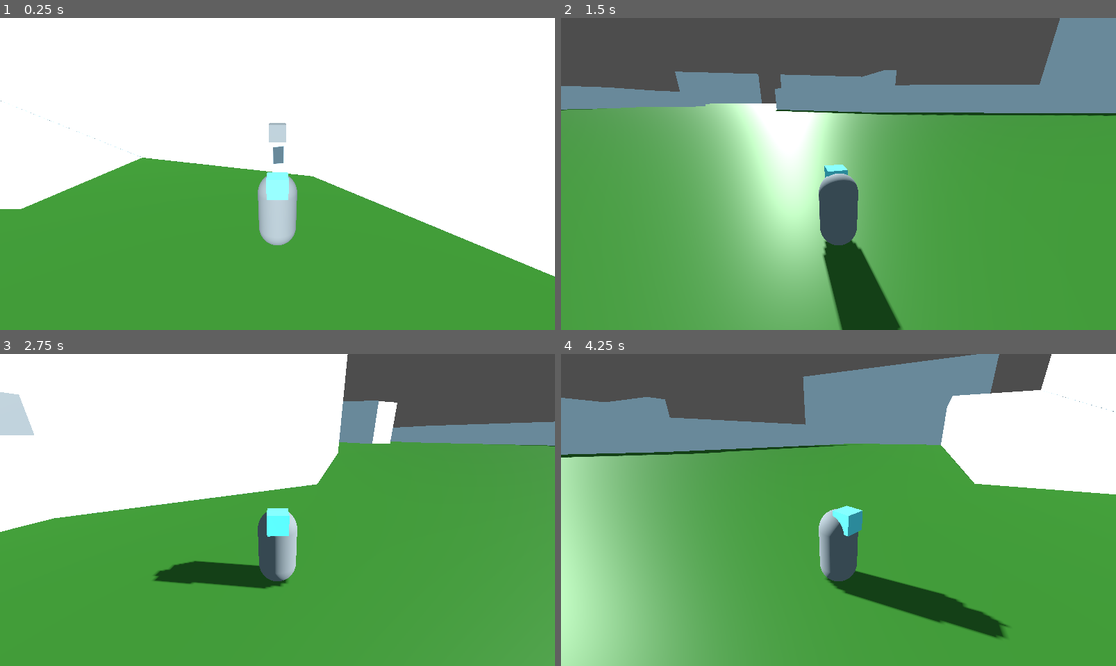
Above: before the commit, frames 1-4 (two rows, left to right).
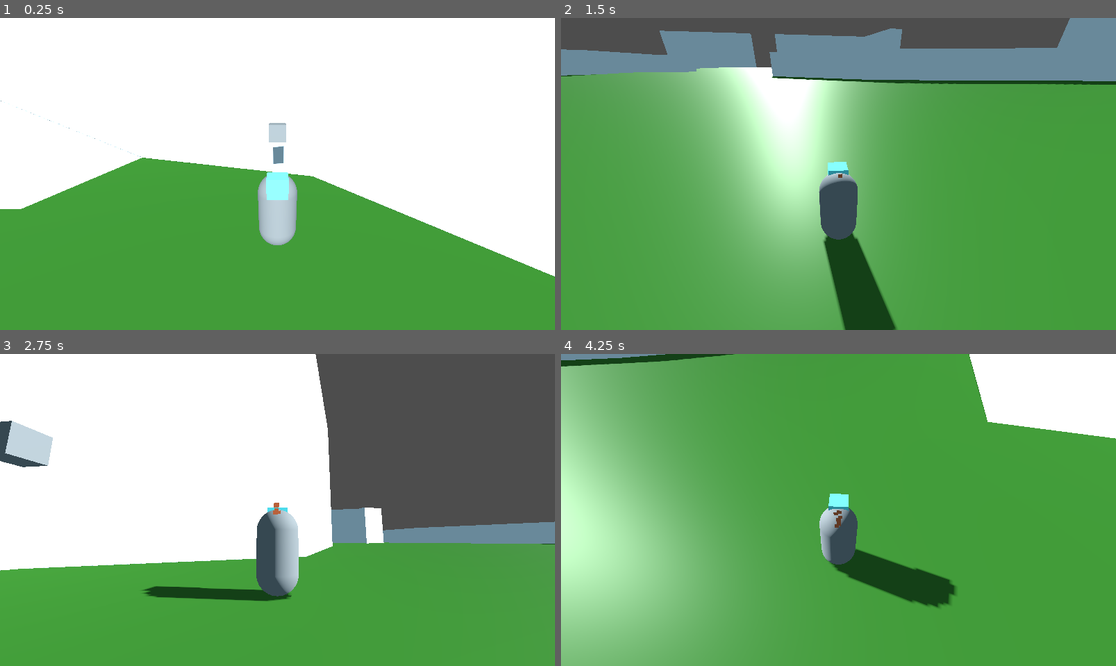
Above: after the commit, the same moments.

Repository: sasankthapa/PirateSoftwareGameJam16
Game: Godot game, scene res://Scene/world_1.tscn
Same seed, same stepped clock (60 frames per second), same inputs: the game is played once before the commit and once after it.
Inputs (mouse positions are in pixels of both pictures, inside the frame that each line leads up to):
- Up to frame 1 (0.25 s): no input
- Up to frame 2 (1.5 s): tap Enter (ui_accept) at 0.5, 0.77, 0.8, 1.07, 1.25, 1.35 s; move the mouse to (866, 174) at 0.52 s; hold K 0.53-1.28 s; move the mouse to (810, 174) at 1.27 s
- Up to frame 3 (2.75 s): tap Enter (ui_accept) at 1.52, 1.82 s; tap K at 1.55 s; move the mouse to (288, 503) at 2.02 s; hold Enter (ui_accept) from 2.03 s (still down); tap A (A_KEY) at 2.1 s
- Up to frame 4 (4.25 s): move the mouse to (832, 516) at 2.77 s; release Enter (ui_accept) at 2.78 s; tap D (D_KEY) at 2.85 s; tap Enter (ui_accept) at 3.02, 3.32 s; tap K at 3.05 s; move the mouse to (877, 513) at 3.52 s; hold Enter (ui_accept) from 3.53 s (still down); tap S (S_KEY) at 3.6 s

The runs differ from the first frame. In frame 1, less than 0.1% of the frame differs, in the area x 16-63%, y 46-56%; in frame 2, 26%; in frame 3, 31%; in frame 4, 41%, in the area x 0-100%, y 0-100%.

Commit message:
first pass at charge

Diff:
--- a/Scene/player.tscn
+++ b/Scene/player.tscn
@@ -1,11 +1,9 @@
-[gd_scene load_steps=8 format=3 uid="uid://bwrn2350dk4mk"]
+[gd_scene load_steps=11 format=3 uid="uid://bwrn2350dk4mk"]
 
 [ext_resource type="Script" path="res://Scripts/player.gd" id="1_udjfk"]
 [ext_resource type="Script" path="res://Scripts/camera.gd" id="2_qyjpo"]
 
 [sub_resource type="CapsuleShape3D" id="CapsuleShape3D_bedwv"]
-
-[sub_resource type="SphereShape3D" id="SphereShape3D_8iyor"]
 
 [sub_resource type="CapsuleMesh" id="CapsuleMesh_1kjoh"]
 
@@ -16,26 +14,28 @@
 emission_enabled = true
 emission_energy_multiplier = 3.7
 
+[sub_resource type="StandardMaterial3D" id="StandardMaterial3D_8w0yp"]
+albedo_color = Color(0.918209, 0.440277, 0.260394, 1)
+
+[sub_resource type="ParticleProcessMaterial" id="ParticleProcessMaterial_ht8oa"]
+lifetime_randomness = 0.05
+emission_shape = 1
+emission_sphere_radius = 1.0
+angular_velocity_min = -513.1
+angular_velocity_max = -1.60933e-05
+color = Color(0.938064, 0.862141, 0.945792, 1)
+
+[sub_resource type="QuadMesh" id="QuadMesh_amj4p"]
+
+[sub_resource type="SphereShape3D" id="SphereShape3D_8iyor"]
+
 [node name="Player" type="CharacterBody3D"]
 script = ExtResource("1_udjfk")
+SPEED = 15.0
+ACCELERATION = 30.0
 
 [node name="CollisionShape3D" type="CollisionShape3D" parent="."]
 shape = SubResource("CapsuleShape3D_bedwv")
-
-[node name="TwistPivot" type="Node3D" parent="."]
-transform = Transform3D(1, 0, 0, 0, 1, 0, 0, 0, 1, 0, 1, 0)
-
-[node name="PitchPivot" type="Node3D" parent="TwistPivot"]
-transform = Transform3D(1, 0, 0, 0, 0.939693, 0.34202, 0, -0.34202, 0.939693, 0, 0, 0)
-
-[node name="SpringArm3D" type="SpringArm3D" parent="TwistPivot/PitchPivot"]
-shape = SubResource("SphereShape3D_8iyor")
-spring_length = 5.0
-
-[node name="Camera3D" type="Camera3D" parent="TwistPivot/PitchPivot/SpringArm3D"]
-transform = Transform3D(1, 0, 0, 0, 1, 5.96046e-08, 0, -5.96046e-08, 1, 0, 0, 5)
-script = ExtResource("2_qyjpo")
-mouse_sensitivity = 0.05
 
 [node name="body" type="Node3D" parent="."]
 
@@ -48,3 +48,29 @@
 mesh = SubResource("BoxMesh_78kvc")
 skeleton = NodePath("../..")
 surface_material_override/0 = SubResource("StandardMaterial3D_1igp0")
+
+[node name="GPUParticles3D" type="GPUParticles3D" parent="body"]
+transform = Transform3D(0.1, 0, 0, 0, -0.0998379, 0.00569195, 0, -0.00569195, -0.0998379, 0, 0.889102, -0.335612)
+material_override = SubResource("StandardMaterial3D_8w0yp")
+emitting = false
+amount = 9
+collision_base_size = 0.0
+local_coords = true
+process_material = SubResource("ParticleProcessMaterial_ht8oa")
+draw_pass_1 = SubResource("QuadMesh_amj4p")
+
+[node name="TwistPivot" type="Node3D" parent="."]
+transform = Transform3D(1, 0, 0, 0, 1, 0, 0, 0, 1, 0, 1, 0)
+
+[node name="PitchPivot" type="Node3D" parent="TwistPivot"]
+transform = Transform3D(1, 0, 0, 0, 0.939693, 0.34202, 0, -0.34202, 0.939693, 0, 0, 0)
+
+[node name="SpringArm3D" type="SpringArm3D" parent="TwistPivot/PitchPivot"]
+collision_mask = 2
+shape = SubResource("SphereShape3D_8iyor")
+spring_length = 5.0
+
+[node name="Camera3D" type="Camera3D" parent="TwistPivot/PitchPivot/SpringArm3D"]
+transform = Transform3D(1, 0, 0, 0, 1, 5.96046e-08, 0, -5.96046e-08, 1, 0, 0, 5)
+script = ExtResource("2_qyjpo")
+mouse_sensitivity = 0.05
--- a/Scripts/camera.gd
+++ b/Scripts/camera.gd
@@ -18,7 +18,7 @@
 	# process camera controls
 	twist_pivot.rotate_y(twist_input)
 	pitch_pivot.rotate_x(pitch_input)
-	pitch_pivot.rotation.x = clamp(pitch_pivot.rotation.x * delta,-0.5,0.5)
+	pitch_pivot.rotation.x = clamp(pitch_pivot.rotation.x,-0.5,0.5)
 	twist_input = 0
 	pitch_input = 0
 
--- a/Scripts/player.gd
+++ b/Scripts/player.gd
@@ -2,50 +2,77 @@
 
 @export_group("player")
 @export var SPEED = 8.0
-@export var JUMP_VELOCITY = 4.5
 @export var ACCELERATION = 20.0
 
 @onready var twist_pivot: Node3D = $TwistPivot
 @onready var body: Node3D = $body
 @onready var camera = $TwistPivot/PitchPivot/SpringArm3D/Camera3D
+@onready var gpu_particles_3d = $body/GPUParticles3D
 
+var rotation_speed = 5.0
 var _last_movement_direction = Vector3.BACK
+var _facing_direction = Vector3.BACK
+
+var is_charging = false
+var is_ramming = false
+var charge_power = 1000.0
+var charge_time = 0.0
+var max_charge_time = 1.0
+var charge_percent = 0.0
+var target_velocity = Vector3.ZERO
+
+func rotate_to_camera(delta:float):
+	var forward =  -camera.global_transform.basis.z
+	forward.y = 0  # Keep rotation on horizontal plane
+	forward = forward.normalized()
+
+	if forward.length() > 0.1:
+		var target_rot = Vector3.BACK.signed_angle_to(forward, Vector3.UP)
+		#body.global_rotation.y = target_rot
+		body.global_rotation.y = lerp_angle(body.rotation.y, target_rot, rotation_speed * delta)
+	_last_movement_direction = forward
 
 func _physics_process(delta: float) -> void:
 	# Add the gravity.
 	if not is_on_floor():
 		velocity += get_gravity() * delta
 
-	# Handle jump.
-	if Input.is_action_just_pressed("ui_accept") and is_on_floor():
-		velocity.y = JUMP_VELOCITY
 
-	# Get the input direction and handle the movement/deceleration.
-	# As good practice, you should replace UI actions with custom gameplay actions.
+	# Handle charging
+	if Input.is_action_pressed("ui_accept") and is_on_floor(): # use space button to charge
+		charge_time = min(charge_time + delta, max_charge_time)
+		velocity=Vector3.ZERO
+		is_charging = true
+		rotate_to_camera(delta)
+		gpu_particles_3d.emitting=true
+		print("charge_time", charge_time)
+		return
+	if Input.is_action_just_released("ui_accept"):
+		gpu_particles_3d.emitting=false
+		is_charging = false
+		is_ramming = true
+		target_velocity = -camera.global_transform.basis.z * charge_power * charge_percent
+
 	var input_dir := Input.get_vector("A_KEY", "D_KEY", "W_KEY", "S_KEY")
-	var charging := Input.is_key_pressed(KEY_K)
 	var forward: Vector3 = camera.global_basis.z
 	var right: Vector3 = camera.global_basis.x
+	var body_forward = _last_movement_direction
+	body_forward = body_forward.normalized()
 
-	var dir := forward * input_dir.y + right * input_dir.x
+	var dir := forward * input_dir.y  + right * input_dir.x
 	dir.y=0.0
 	dir=dir.normalized()
+	charge_percent = charge_time / max_charge_time
 
-	var yy = velocity.y #store velocity.y
-	velocity = velocity.move_toward(dir * SPEED, ACCELERATION * delta)
+	var yy = velocity.y #store velocity.y because movement with camera messes with it
+	velocity = velocity.move_toward(dir * SPEED + body_forward * charge_power * charge_percent, ACCELERATION * delta)
 	velocity.y = yy
-	if charging: # change how the movement works
-		print("F")
-		return
-		# charge up animation
-
-	#var direction := (twist_pivot.basis * Vector3(input_dir.x, 0, input_dir.y)).normalized()
-	#print(twist_pivot.basis)
-
+	charge_time = max(charge_time - delta, 0.0)
+	print("charge_time", charge_time)
 	move_and_slide()
 
 	# change rotation of player character
 	if dir.length() > 0.2:
 		_last_movement_direction=dir
 	var target_angle = Vector3.BACK.signed_angle_to(_last_movement_direction, Vector3.UP)
-	body.global_rotation.y = lerp_angle(body.rotation.y, target_angle, 1*delta)
+	body.global_rotation.y = lerp_angle(body.rotation.y, target_angle, rotation_speed*delta)
